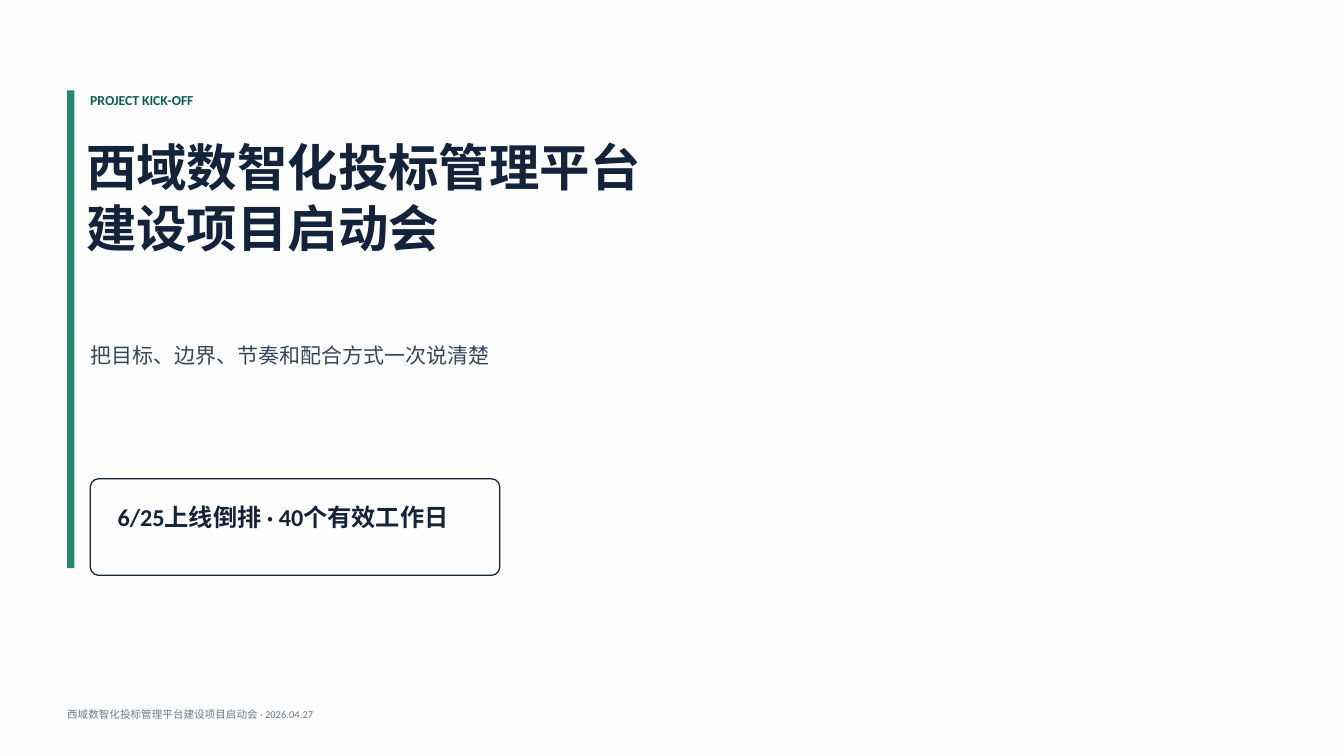
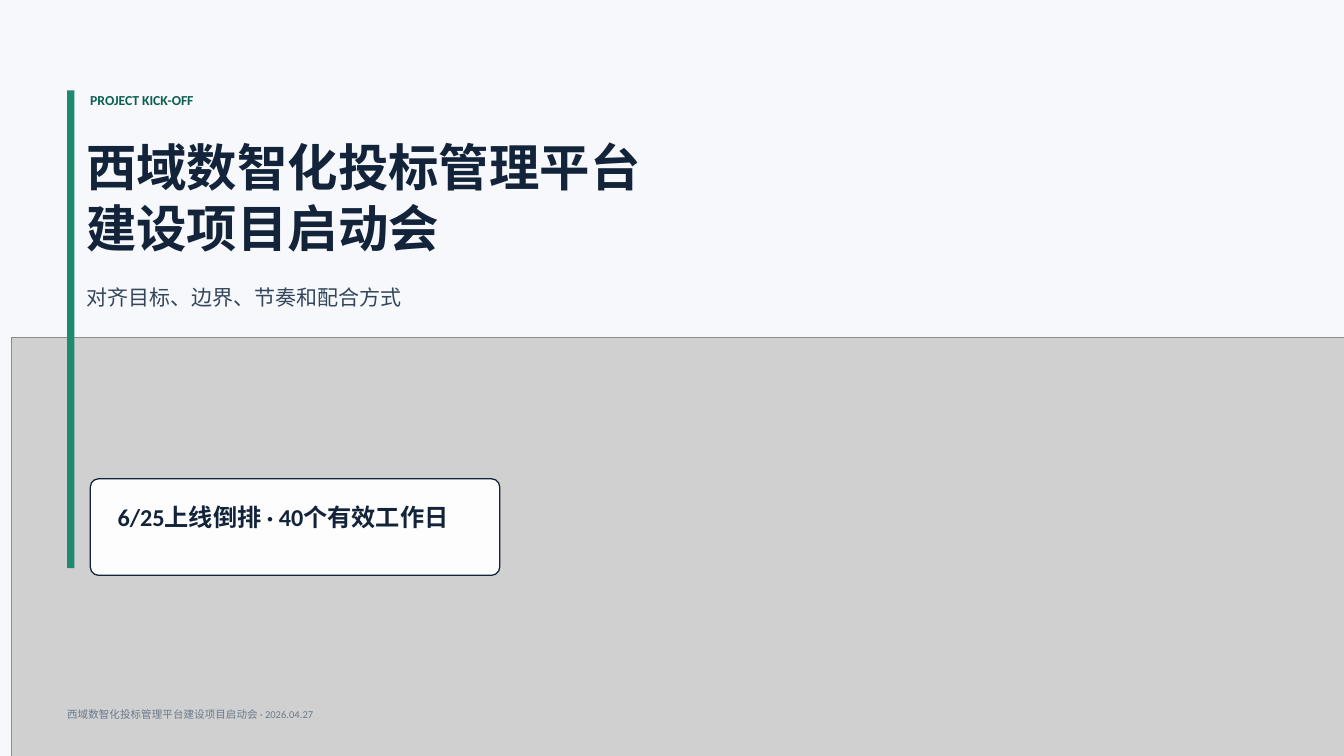
Before and after one commit to ericforai/bidding, a slide deck: slide 1 of outputs/xiyu-bid-kickoff-2026/output.pptx. Drawn at 1344x756 pixels with LibreOffice and Linux fonts; fonts in the diff are those of the drawing; grey boxes stand for pictures; background and template pictures are left out. Boxes give left, top, right and bottom in pixels: in the first picture for what was removed or moved away, otherwise in the second. Text is boxed around its words. In the diff, an @@ line names an element or a change of style, - is before the commit and + after.

```diff
--- a/outputs/xiyu-bid-kickoff-2026/output.pptx
+++ b/outputs/xiyu-bid-kickoff-2026/output.pptx
@@ rectangle removed at (0,0,1344,756) @@
@@ text at (86,287,401,307): text changed @@
-把目标、边界、节奏和配合方式一次说清楚
+对齐目标、边界、节奏和配合方式
@@ picture added at (12,338,1344,756) @@
```
Also in this commit, not shown: 2 other slides changed, 26 other files.
